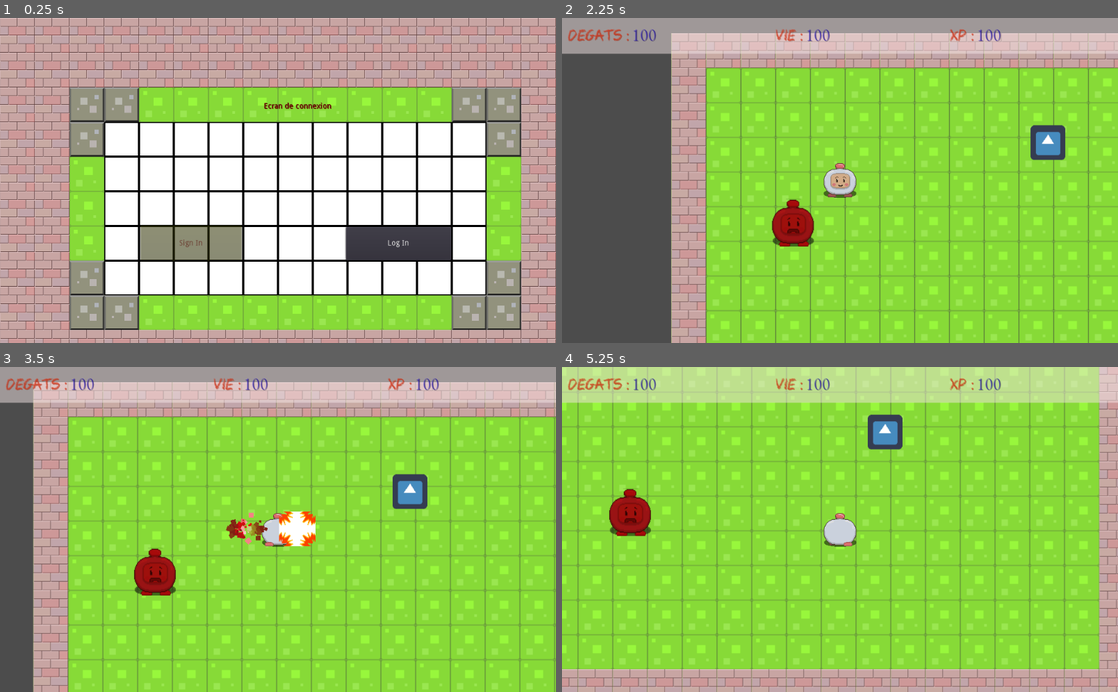
Above: before the commit, frames 1-4 (two rows, left to right).
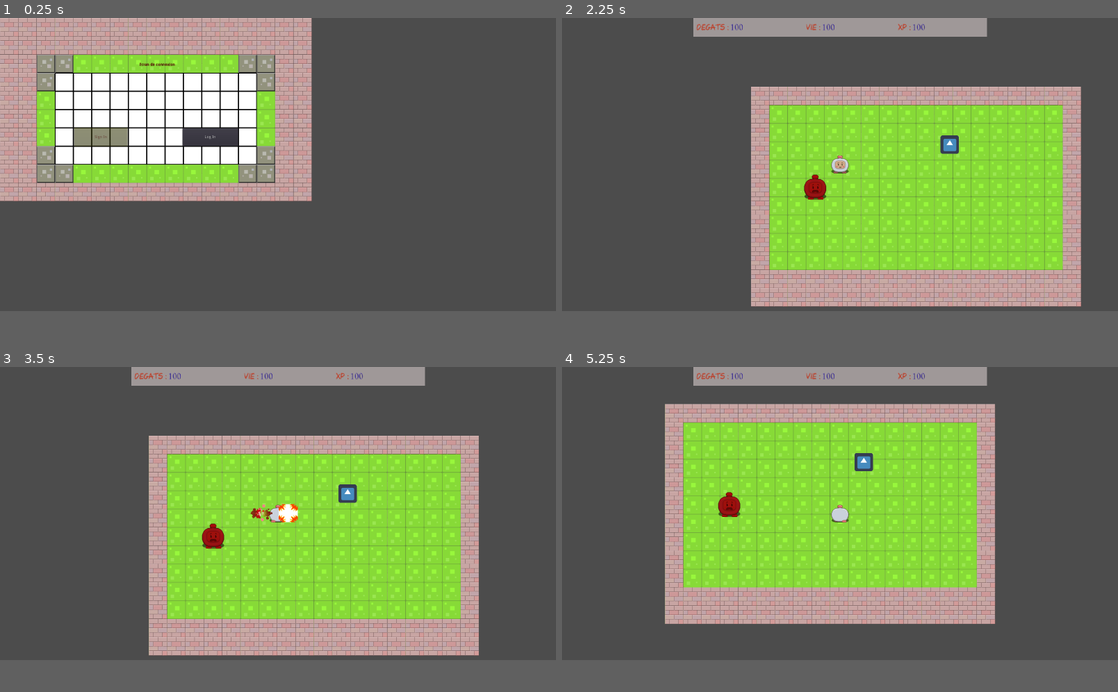
Above: after the commit, the same moments.

Repository: Jairard/JeuMaths
Game: Godot game, scene res://map/Start.tscn
Same seed, same stepped clock (60 frames per second), same inputs: the game is played once before the commit and once after it. The engine's default icon, where the game draws it, is replaced by a stand-in: a white triangle on a blue panel in a dark square.
Inputs:
- Up to frame 1 (0.25 s): no input
- Up to frame 2 (2.25 s): click "Sign In" at 0.5 s; click "Sign In" at 1.25 s; click "Jouer" at 2 s
- Up to frame 3 (3.5 s): tap Enter (ui_accept) at 2.75, 3.02 s; hold Right (ui_right) from 2.78 s (still down)
- Up to frame 4 (5.25 s): release Right (ui_right) at 3.53 s; hold Down (ui_down) 3.53-4.28 s; tap Enter (ui_accept) at 3.77 s; hold Right (ui_right) 4.28-5.03 s; hold Up (ui_up) from 5.03 s (still down)
The window is 800x468 before the commit and 800x422 after it. Grey fills any space a smaller window leaves; there, only what the larger window draws over its background counts as a difference.

The runs differ from the first frame. In frame 1, 84% of the frame differs, in the area x 0-100%, y 0-100%; in frame 2, 57%; in frame 3, 68%; in frame 4, 75%.

Commit message:
test resolution

Diff:
--- a/map/map 1.tscn
+++ b/map/map 1.tscn
@@ -101,7 +101,6 @@
 4/z_index = 0
 
 [node name="map 1" type="Node2D"]
-editor/display_folded = true
 light_mask = 0
 script = ExtResource( 1 )
 
--- a/project.godot
+++ b/project.godot
@@ -19,6 +19,11 @@
 run/main_scene="res://map/Start.tscn"
 config/icon="res://icon.png"
 
+[display]
+
+window/size/width=1940
+window/size/height=1024
+
 [layer_names]
 
 2d_physics/layer_1="hero"
